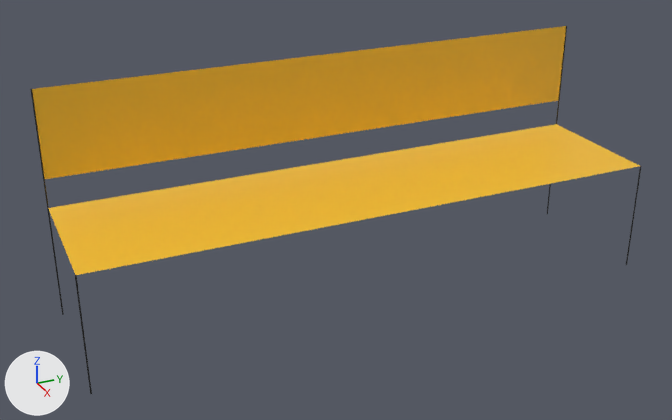
Renders of the glTF model bench-3d.glb from each side of a commit.
Rendered twice from a camera (50 mm lens) standing at (2.64, -1.28, 1.65) and looking at (0.0, -0.09, 0.33). Lighting does not change. The marker at lower left points along +X, +Y and +Z. Vertices at the same position are counted once.
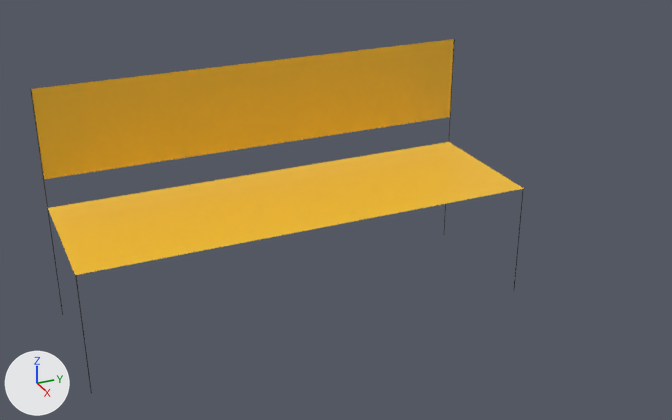
The newer file is also turned or shifted as a whole; pictures and numbers use the older file's frame.

Patch to the scene script:
```diff
--- a/bench-3d.glb.py
+++ b/bench-3d.glb.py
@@ me_plane_002 @@
 me_plane_002.from_pydata(...)  # 4 vertices, 2 faces; spans x -0.25..0.25, y -1.0..1.0, z 0.4
 # used by ob_plane_002; location = (0.0, 0.0, 0.0)
-me_plane_002.vertices[1].co = (0.25, 1.0, 0.4)  # pixel (640, 166)
-me_plane_002.vertices[3].co = (-0.25, 1.0, 0.4)  # pixel (556, 124)
+# me_plane_002 part 1
+me_plane_002.vertices[1].co = (0.25, 0.5, 0.4)  # pixel (524, 188)
+me_plane_002.vertices[3].co = (-0.25, 0.5, 0.4)  # pixel (448, 141)
 me_plane_002.materials.append(mat_bench)
@@ me_plane_003 @@
 me_plane_003.from_pydata(...)  # 4 vertices, 2 faces; spans x -0.25, y -1.0..1.0, z 0.5..0.8
 # used by ob_plane_003; location = (0.0, 0.0, 0.0)
-me_plane_003.vertices[1].co = (-0.25, 1.0, 0.5)  # pixel (558, 100)
-me_plane_003.vertices[3].co = (-0.25, 1.0, 0.8)  # pixel (566, 25)
+# me_plane_003 part 2
+me_plane_003.vertices[1].co = (-0.25, 0.5, 0.5)  # pixel (450, 117)
+me_plane_003.vertices[3].co = (-0.25, 0.5, 0.8)  # pixel (454, 39)
 me_plane_003.materials.append(mat_bench)
```

Location of each change, [x1, y1, x2, y2] in pixels of the pictures (672 x 420 px):
'Plane.003', reshaped (21% narrower, 8% shorter)
    before: [32, 26, 566, 179]
    after: [31, 39, 454, 179]
'Plane.002', reshaped (20% narrower, 12% shorter)
    before: [48, 124, 640, 275]
    after: [48, 142, 523, 275]
